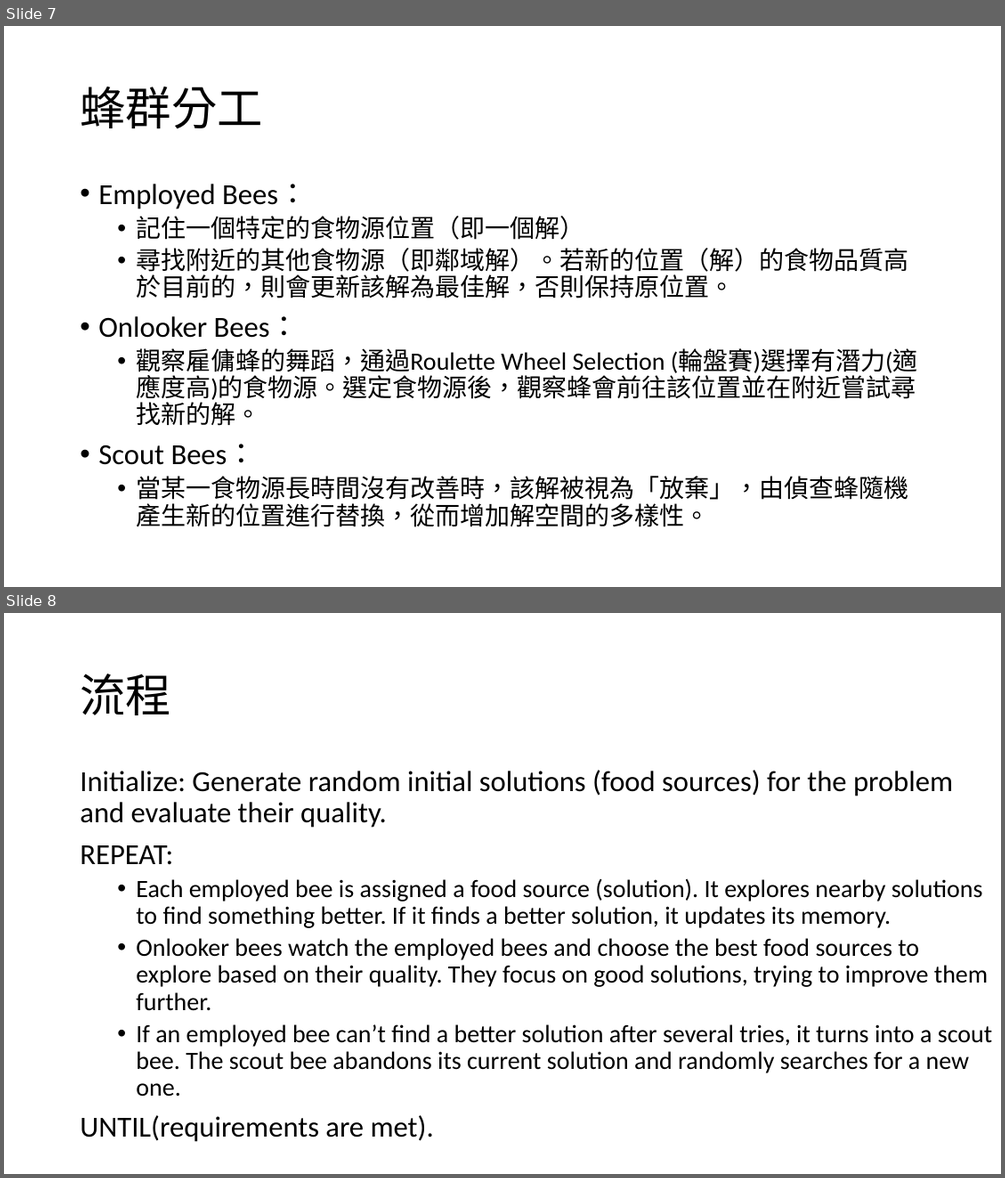
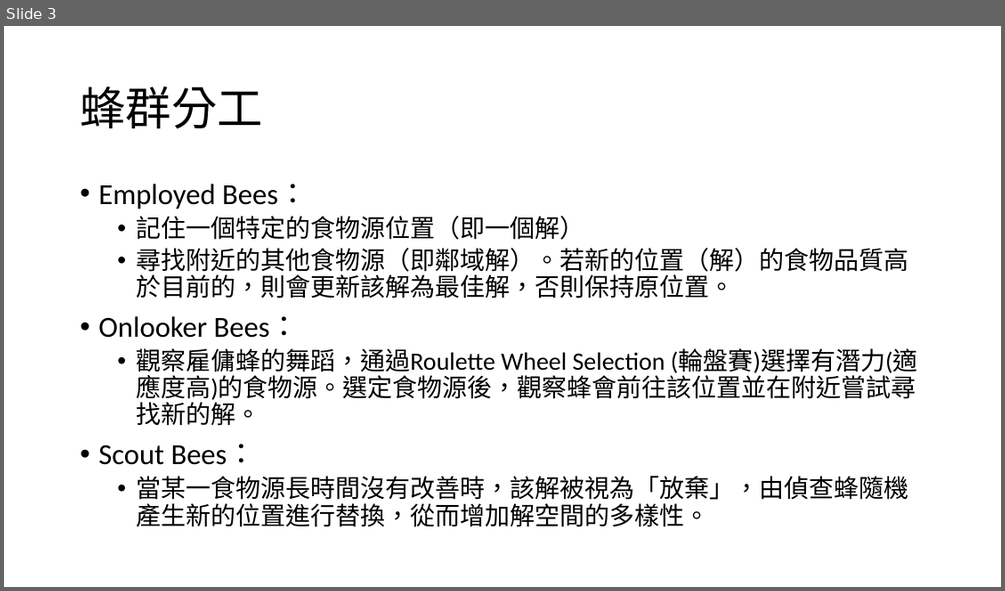
Before and after one commit to dreamakerChao/algorithm_final, a slide deck: 高等演算法報告.pptx. Shown one above the other, each under a label of ours: slides 7 and 8 before the commit, slide 3 after it. The pictures are 1005x1178 and 1005x591 pixels, drawn with LibreOffice and Linux fonts; fonts in the diff are those of the drawing. Boxes give left, top, right and bottom in pixels: in the first picture for what was removed or moved away, otherwise in the second. Text is boxed around its words. In the diff, an @@ line names an element or a change of style, - is before the commit and + after.

```diff
--- a/高等演算法報告.pptx
+++ b/高等演算法報告.pptx
@@ slide 8 removed at (4,613,1001,1174), background #FFFFFF @@
@@ title removed at (80,674,171,715) @@
-流程
@@ text removed at (80,770,992,1142) @@
-Initialize: Generate random initial solutions (food sources) for the problem and evaluate their quality.
-REPEAT:
-  • Each employed bee is assigned a food source (solution). It explores nearby solutions to find something better. If it finds a better solution, it updates its memory.
-  • Onlooker bees watch the employed bees and choose the best food sources to explore based on their quality. They focus on good solutions, trying to improve them further.
-  • If an employed bee can’t find a better solution after several tries, it turns into a scout bee. The scout bee abandons its current solution and randomly searches for a new one.
-UNTIL(requirements are met).
@@ what was slide 7 is now slide 3 @@
```
Also in this commit, not shown: 3 slides changed, 2 slides added, 5 other slides removed, 2 other files.
